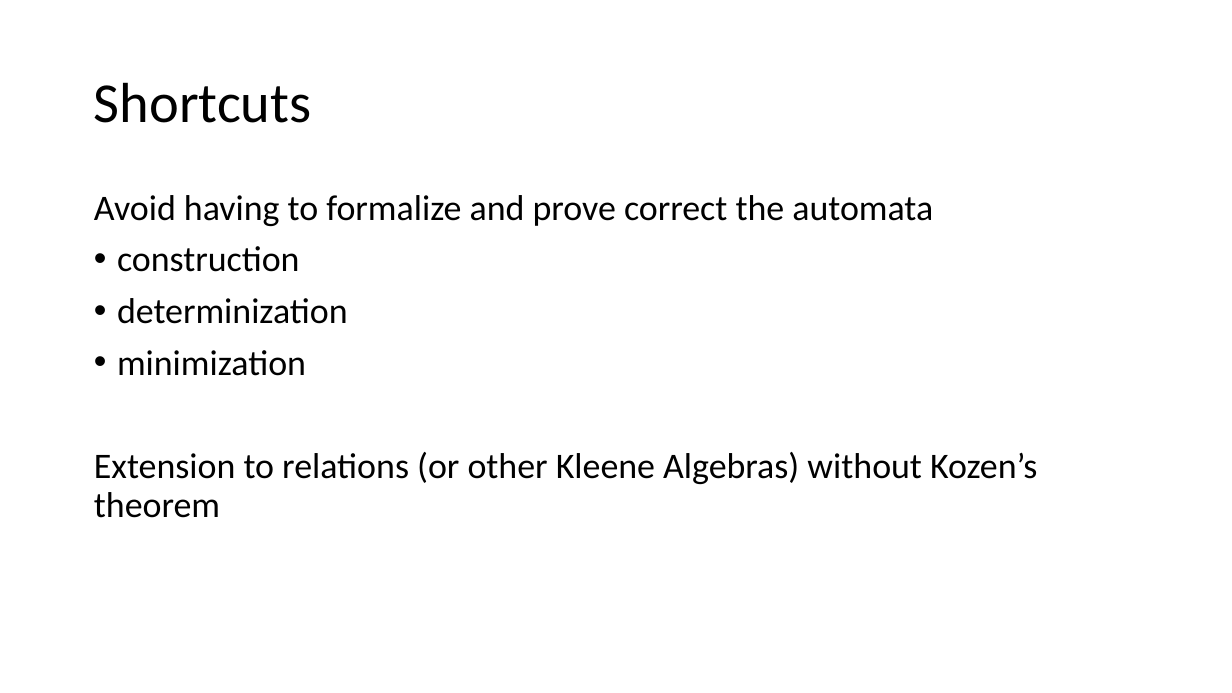
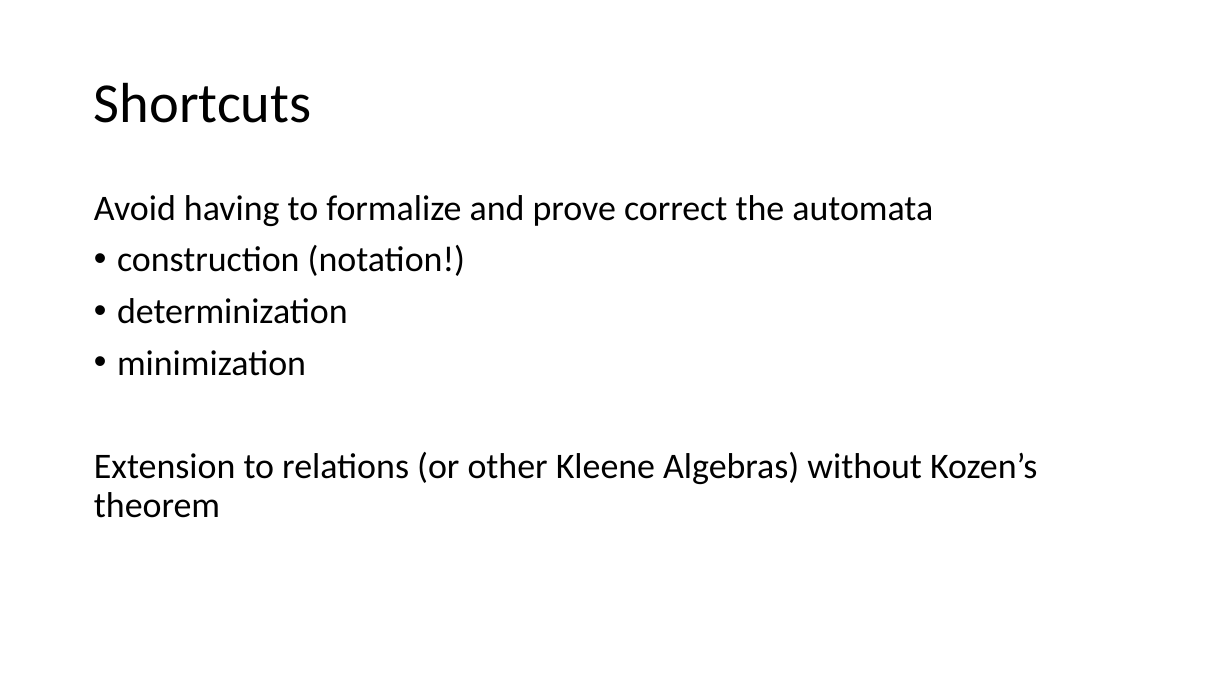
Before and after one commit to Helli/fds_seminar, a slide deck: slide 3 of slides.pptx. Drawn at 1232x693 pixels with LibreOffice and Linux fonts; fonts in the diff are those of the drawing. Boxes give left, top, right and bottom in pixels: in the first picture for what was removed or moved away, otherwise in the second. Text is boxed around its words. In the diff, an @@ line names an element or a change of style, - is before the commit and + after.

```diff
--- a/slides.pptx
+++ b/slides.pptx
@@ text at [117, 245, 465, 276]: text changed @@
-• construction
+• construction (notation!)
```
Also in this commit, not shown: 1 other slide changed, 2 other files.
